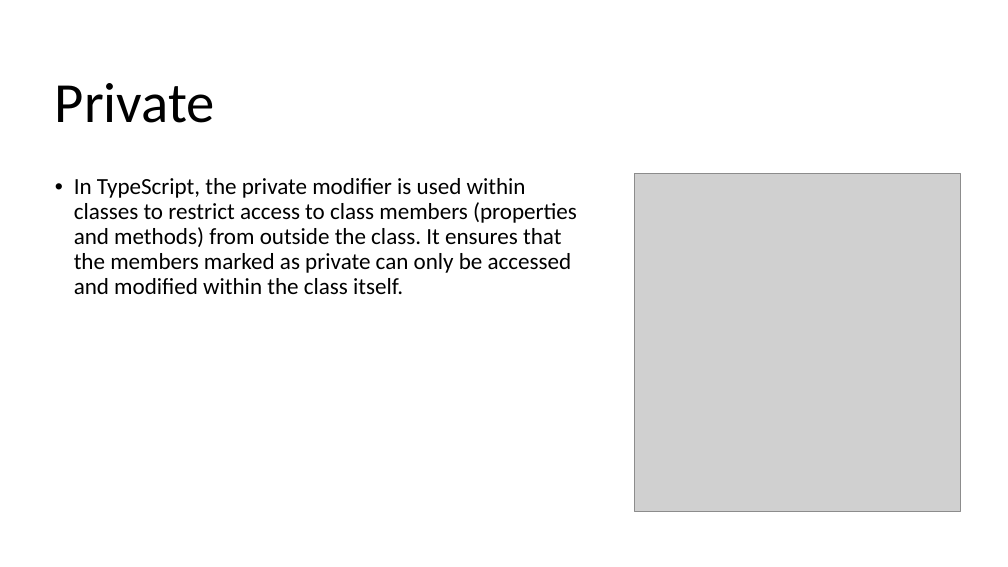
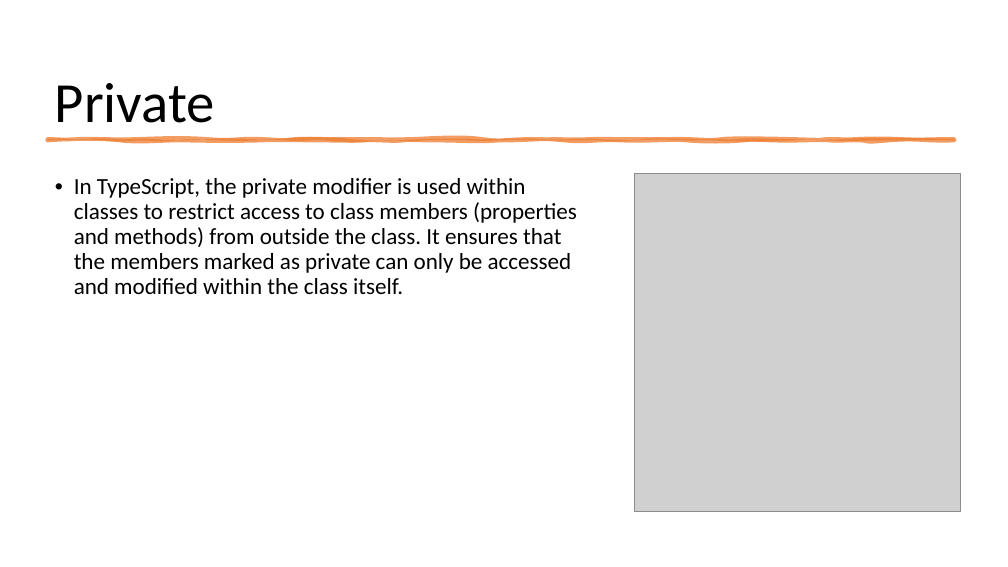
Before and after one commit to 1shaked/full-stack, a slide deck: slide 11 of 22ass/OOP.pptx. Drawn at 1008x567 pixels with LibreOffice and Linux fonts; fonts in the diff are those of the drawing; grey boxes stand for pictures. Boxes give left, top, right and bottom in pixels: in the first picture for what was removed or moved away, otherwise in the second. Text is boxed around its words. In the diff, an @@ line names an element or a change of style, - is before the commit and + after.

```diff
--- a/22ass/OOP.pptx
+++ b/22ass/OOP.pptx
@@ freeform shape added at [48,139,955,141], fill #ED7D31 at 75% opacity, outline #ED7D31 3.5 pt @@
```
Also in this commit, not shown: 38 other slides changed, 1 slide added, 1 slide removed, 3 other files.
